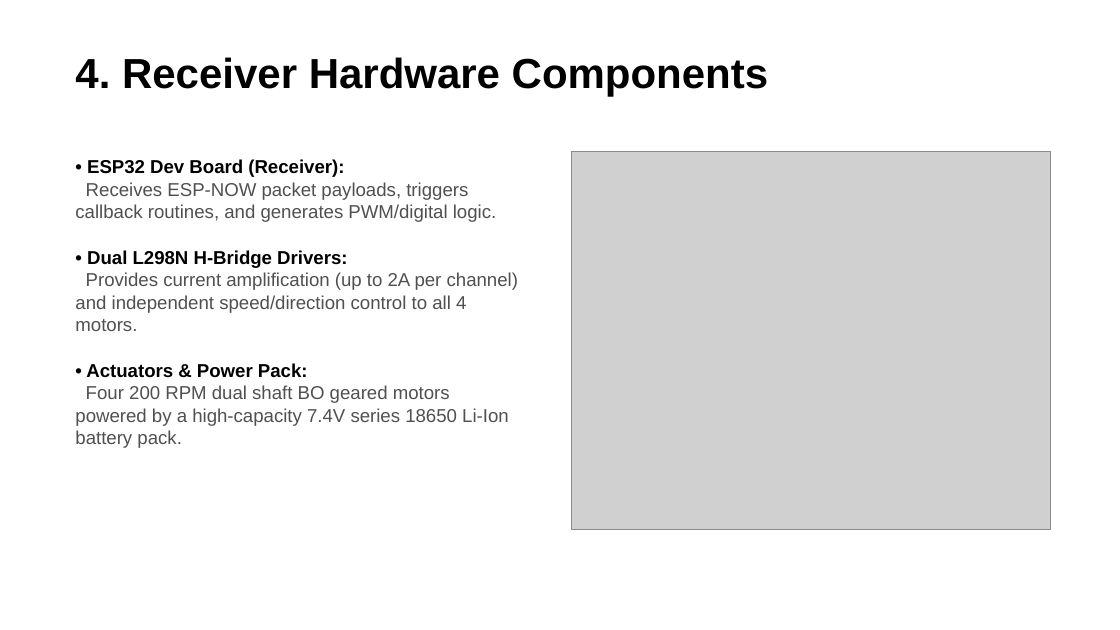
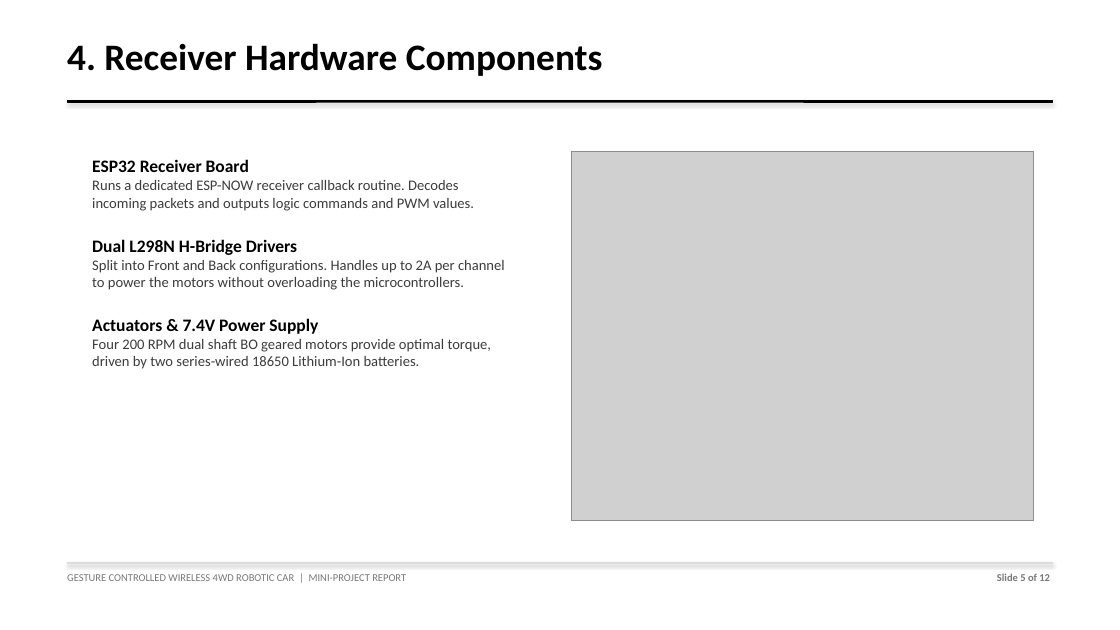
Before and after one commit to Biraj2004/Gesture-Controlled-Car, a slide deck: slide 5 of Gesture-Controlled-Car-Presentation.pptx. Drawn at 1120x630 pixels with LibreOffice and Linux fonts; fonts in the diff are those of the drawing; grey boxes stand for pictures. Boxes give left, top, right and bottom in pixels: in the first picture for what was removed or moved away, otherwise in the second. Text is boxed around its words. In the diff, an @@ line names an element or a change of style, - is before the commit and + after.

```diff
--- a/Gesture-Controlled-Car-Presentation.pptx
+++ b/Gesture-Controlled-Car-Presentation.pptx
@@ text "4. Receiver Hardware Components": place and size @@
-text "4. Receiver Hardware Components" at [75,57,768,96]
+text "4. Receiver Hardware Components" at [67,43,603,76]
@@ text "4. Receiver Hardware Components" at [67,43,603,76]: size 36 to 32 pt, font Arial to Calibri @@
@@ rectangle added at [67,101,1053,102], fill #000000, outline #000000 0.75 pt @@
@@ text at [92,159,505,369]: text changed; size 16 to 12.5 pt; font Arial to Calibri; text colour #505050 to #3C3C3C @@
-• ESP32 Dev Board (Receiver):
-Receives ESP-NOW packet payloads, triggers callback routines, and generates PWM/digital logic.
-• Dual L298N H-Bridge Drivers:
-Provides current amplification (up to 2A per channel) and independent speed/direction control to all 4 motors.
-• Actuators & Power Pack:
-Four 200 RPM dual shaft BO geared motors powered by a high-capacity 7.4V series 18650 Li-Ion battery pack.
+ESP32 Receiver Board
+Runs a dedicated ESP-NOW receiver callback routine. Decodes incoming packets and outputs logic commands and PWM values.
+Dual L298N H-Bridge Drivers
+Split into Front and Back configurations. Handles up to 2A per channel to power the motors without overloading the microcontrollers.
+Actuators & 7.4V Power Supply
+Four 200 RPM dual shaft BO geared motors provide optimal torque, driven by two series-wired 18650 Lithium-Ion batteries.
@@ picture: place and size @@
-picture at [571,151,1050,529]
+picture at [571,151,1033,521]
@@ rectangle added at [67,563,1053,564], fill #DCDCDC, outline #DCDCDC 0.75 pt @@
@@ text added at [67,574,406,581], 9 pt, text #787878 @@
+GESTURE CONTROLLED WIRELESS 4WD ROBOTIC CAR | MINI-PROJECT REPORT
@@ text added at [997,573,1050,581], 9 pt, text #787878, bold @@
+Slide 5 of 12
```
Also in this commit, not shown: 10 other slides changed, 1 slide added, 1 slide removed, 2 other files.
